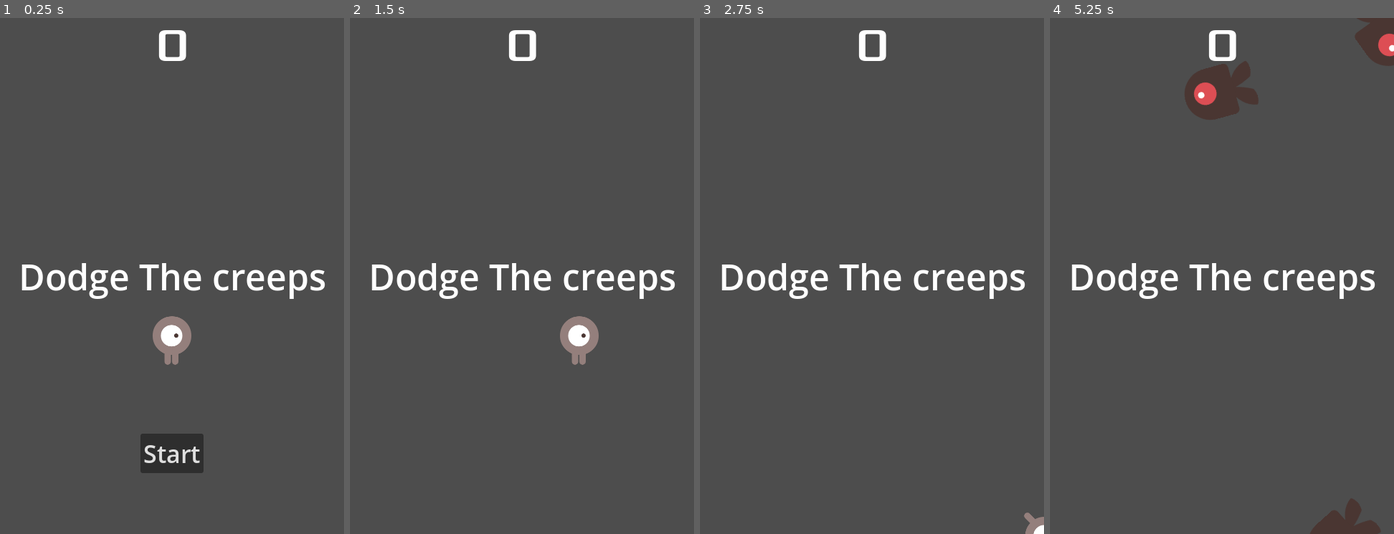
Above: before the commit, frames 1-4 (left to right).
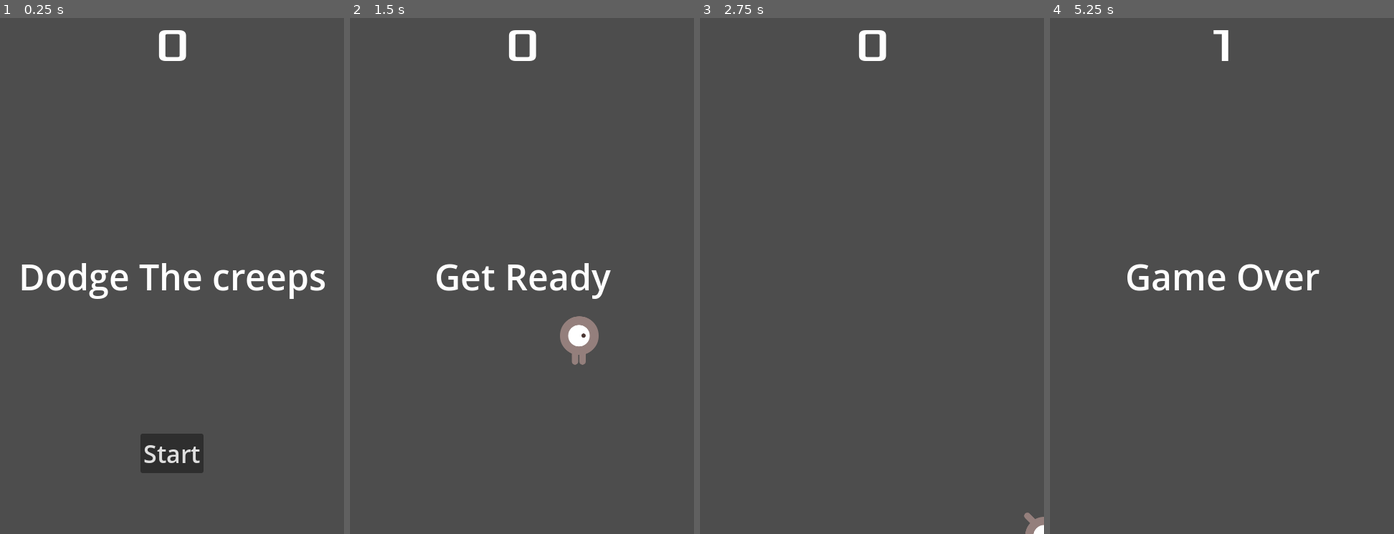
Above: after the commit, the same moments.

Repository: PMagatteS/Learn-Godot
Game: Godot game, scene res://main.tscn
The game is run twice, just before and just after one commit, with the same random seed, the same clock (stepped at 60 frames per second) and the same inputs. The project has no main scene, so this scene is started directly.
Inputs:
- Up to frame 1 (0.25 s): no input
- Up to frame 2 (1.5 s): click "Start" at 0.5 s; tap Enter at 1.25 s; hold D (move_right) from 1.28 s (still down)
- Up to frame 3 (2.75 s): release D (move_right) at 2.03 s; hold S (move_down) from 2.03 s (still down)
- Up to frame 4 (5.25 s): release S (move_down) at 2.78 s; hold D (move_right) 2.78-3.53 s; hold W (move_up) 3.53-4.28 s; hold A (move_left) from 4.28 s (still down)

The runs differ from the first frame. In frame 1, 0.7% of the frame differs, in the area x 44-56%, y 57-68%; in frame 2, 2.2%; in frame 3, 1.8%; in frame 4, 5.6%, in the area x 6-100%, y 0-100%.

Commit message:
Added several methods from the HUD

Diff:
--- a/Main.gd
+++ b/Main.gd
@@ -6,20 +6,24 @@
 
 # Called when the node enters the scene tree for the first time.
 func _ready():
-	new_game()
+	pass
 
 
 func game_over():
 	$ScoreTimer.stop()
 	$MobTimer.stop()
+	$HUD.show_game_over()
 
 func new_game():
+	get_tree().call_group("mobs", "queue_free")
 	score = 0
 	$Player.start($StartPosition.position)
 	$StartTimer.start()
+	$HUD.update_score(score)
+	$HUD.show_message("Get Ready")
 
 func _on_player_hit():
-	pass # Replace with function body.
+	game_over()
 
 
 func _on_start_timer_timeout():
@@ -30,6 +34,7 @@
 
 func _on_score_timer_timeout():
 	score += 1
+	$HUD.update_score(score)
 
 
 func _on_mob_timer_timeout():
